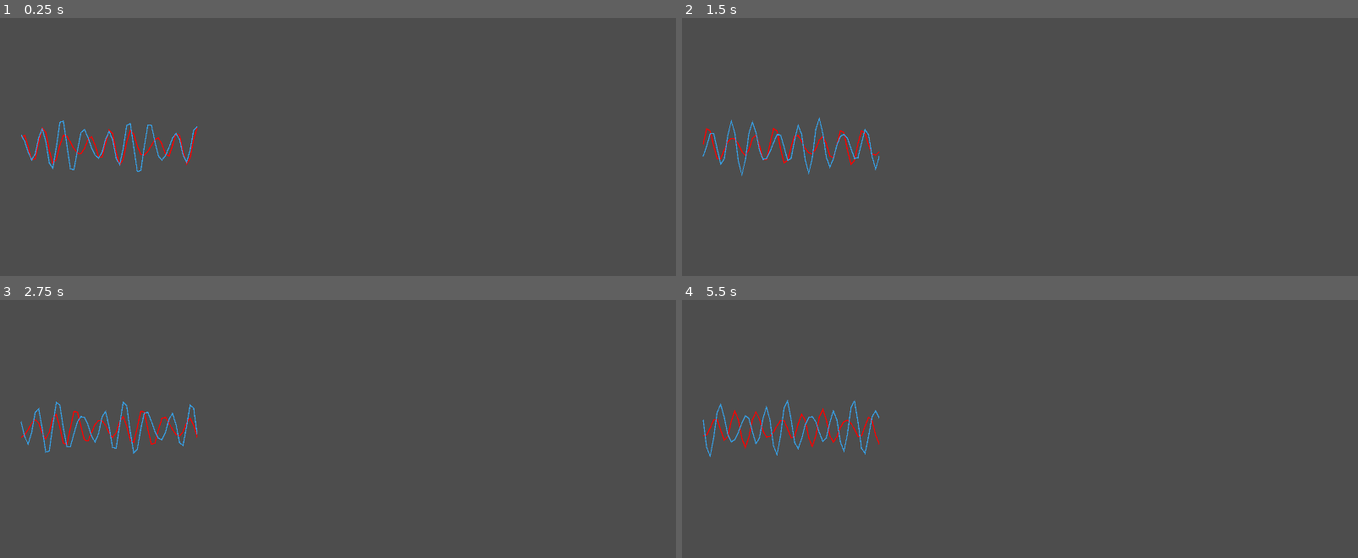
Above: before the commit, frames 1-4 (two rows, left to right).
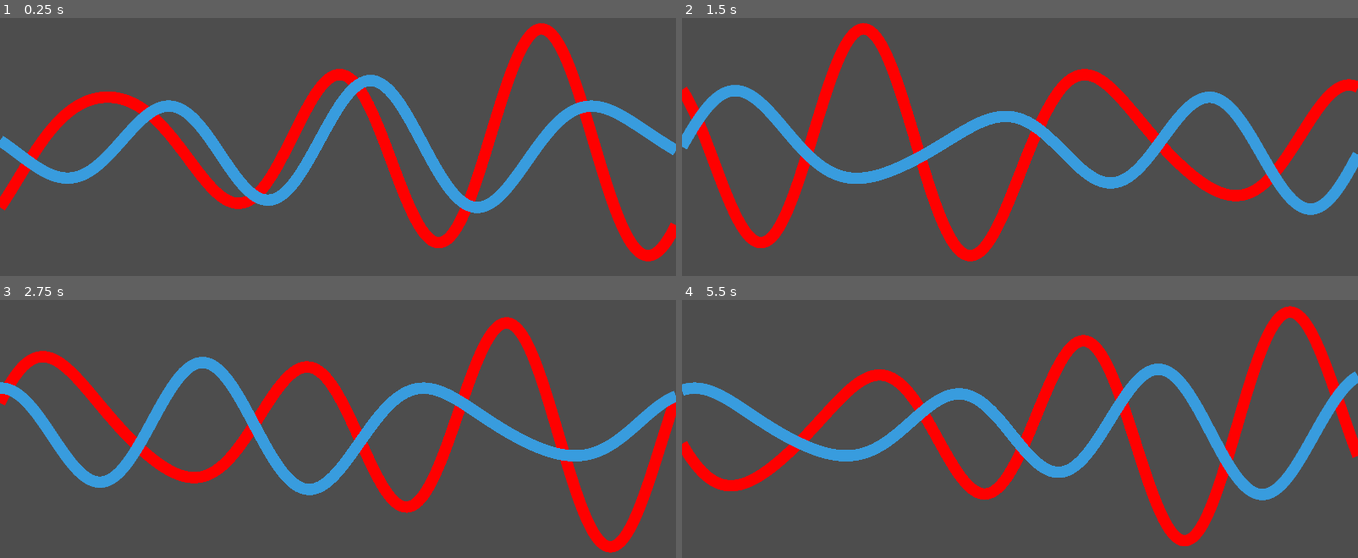
Above: after the commit, the same moments.

Repository: aaronrjackson/ripperdoc
Game: Godot game, scene res://minigames/brainwaves.tscn
The game is run twice, just before and just after one commit, with the same random seed, the same clock (stepped at 60 frames per second) and the same inputs. This scene is started directly instead of the project's main scene.
Inputs:
- Up to frame 1 (0.25 s): no input
- Up to frame 2 (1.5 s): tap Enter at 0.5, 0.6 s; hold Right 0.53-1.28 s; hold Down from 1.28 s (still down); tap Keypad Enter at 1.35 s
- Up to frame 3 (2.75 s): release Down at 2.03 s; hold Right from 2.03 s (still down); tap C at 2.1 s
- Up to frame 4 (5.5 s): release Right at 2.78 s; hold Up 2.78-3.53 s; tap one key every 0.75 s from 2.85 s: Backspace Enter Keypad Enter C; hold Left 3.53-5.03 s; hold Down from 5.03 s (still down)

The runs differ from the first frame. In frame 1, 15% of the frame differs, in the area x 0-100%, y 1-95%; in frame 2, 15%; in frame 3, 15%; in frame 4, 15%.

Commit message:
wave minigame now is synced to panel size

Diff:
--- a/game_manager.gd
+++ b/game_manager.gd
@@ -114,11 +114,9 @@
 		cyberware.append(ware)
 	c.cyberware = cyberware
 
-
 	# pick random virus
 	var all_types = Virus.Type.values()
 	all_types.shuffle()
-
 	var virus_roll = randf()
 	if virus_roll < 0.01: # 1% chance of three viruses
 		c.virus_types.append(all_types[0])
@@ -129,7 +127,8 @@
 		c.virus_types.append(all_types[1])
 	elif virus_roll < .96: # 70% chance of one virus
 		c.virus_types.append(all_types[0])
-	# 4% chance of no virus
+	elif virus_roll < 1.0: # 4% chance of no virus
+		pass
 
 	print("viruses:")
 	for v in c.virus_types:
--- a/minigame.tscn
+++ b/minigame.tscn
@@ -34,10 +34,10 @@
 anchor_bottom = 1.0
 grow_horizontal = 2
 grow_vertical = 2
-theme_override_constants/margin_left = 50
-theme_override_constants/margin_top = 50
-theme_override_constants/margin_right = 50
-theme_override_constants/margin_bottom = 50
+theme_override_constants/margin_left = 16
+theme_override_constants/margin_top = 16
+theme_override_constants/margin_right = 16
+theme_override_constants/margin_bottom = 16
 
 [node name="Panel" type="Panel" parent="Panel/MarginContainer" unique_id=1301845884]
 layout_mode = 2
@@ -50,11 +50,11 @@
 anchor_bottom = 1.0
 grow_horizontal = 2
 grow_vertical = 2
-theme_override_constants/margin_left = 10
-theme_override_constants/margin_top = 10
-theme_override_constants/margin_right = 10
-theme_override_constants/margin_bottom = 10
+theme_override_constants/margin_left = 4
+theme_override_constants/margin_top = 4
+theme_override_constants/margin_right = 4
+theme_override_constants/margin_bottom = 4
 
-[node name="Panel" type="Panel" parent="Panel/MarginContainer/Panel/MarginContainer" unique_id=852941683]
+[node name="GamePanel" type="Panel" parent="Panel/MarginContainer/Panel/MarginContainer" unique_id=852941683]
 layout_mode = 2
 theme_override_styles/panel = SubResource("StyleBoxFlat_k7ghj")
--- a/minigames/bad_wave.gd
+++ b/minigames/bad_wave.gd
@@ -1,4 +1,10 @@
 extends Control
+
+enum WaveType { ALPHA, BETA, THETA, DELTA, GAMMA }
+@export var wave_type: WaveType = WaveType.THETA
+@export var is_flat := false
+
+var time := 0.0
 
 func _ready():
 	if Engine.is_editor_hint():
@@ -7,84 +13,50 @@
 	GameManager.bad_wave_amp = randi_range(5, 100)
 	GameManager.bad_wave_speed = randi_range(5, 50)
 
-@export var spacing := 10
-@export var point_count := 54
-@export var x_offset := 50
-
-enum WaveType { ALPHA, BETA, THETA, DELTA, GAMMA }
-@export var wave_type: WaveType = WaveType.THETA
-
-@export var is_flat := false
-
-var time := 0.0
-
 func _physics_process(delta):
 	time += delta
 	queue_redraw()
 
 func _draw():
-	var points := []
 	if Engine.is_editor_hint():
 		return
+	var w = size.x
+	var h = size.y
+	var p_count = 300
 	var speed = GameManager.bad_wave_speed
-	for i in range(point_count):
-		var t = time * speed + i
-		var y = 0.0
+	var points := []
+	for i in range(p_count):
+		var t = time * speed + i * (TAU / p_count) * 3.0
+		var y = _get_wave_y(t, h) if not is_flat else randf_range(-0.5, 0.5)
+		var x = (float(i) / float(p_count - 1)) * w
+		points.append(Vector2(x, h / 2.0 + y))
+	if points.size() > 1:
+		draw_polyline(points, _get_wave_color(), max(1.0, h * 0.03))
 
-		if not is_flat:
-			y = _get_wave_y(t)
-		else:
-			y = randf_range(-0.5, 0.5)
-
-		var x = i * spacing + x_offset
-
-		# Edge smoothing
-		if i == point_count - 1:
-			t -= 1
-			if not is_flat:
-				y = _get_wave_y(t)
-			x = (i - 0.999) * spacing + x_offset
-		elif i == 0:
-			t += 1
-			if not is_flat:
-				y = _get_wave_y(t)
-			x = 0.999 * spacing + x_offset
-
-		points.append(Vector2(x, size.y / 2.0 + y))
-
-	if points.size() > 1:
-		draw_polyline(points, _get_wave_color(), 3.0)
-
-func _get_wave_y(t: float) -> float:
-	var amp = GameManager.bad_wave_amp
+func _get_wave_y(t: float, h: float) -> float:
+	var amp = (GameManager.bad_wave_amp / 100.0) * h * 0.4
 	match wave_type:
 		WaveType.ALPHA:
-			# Relaxed wakefulness — smooth, moderate rhythm (8–12 Hz feel)
 			return sin(t) * amp * 0.6 + cos(t * 1.3) * amp * 0.25 + sin(t * 0.7) * amp * 0.15
-
 		WaveType.BETA:
-			# Active focus — faster, choppier (12–30 Hz feel)
 			return sin(t * 2.2) * amp * 0.4 + cos(t * 3.1) * amp * 0.3 + sin(t * 1.7) * amp * 0.2 + cos(t * 4.3) * amp * 0.1
-
 		WaveType.THETA:
-			# Drowsy / meditative — slower, rounder (4–8 Hz feel)
 			return sin(t * 0.6) * amp * 0.7 + cos(t * 0.9) * amp * 0.2 + sin(t * 1.1) * amp * 0.1
-
 		WaveType.DELTA:
-			# Deep sleep — very slow, large waves (0.5–4 Hz feel)
 			return sin(t * 0.2) * amp * 0.85 + cos(t * 0.35) * amp * 0.15
-
 		WaveType.GAMMA:
-			# Peak cognition — rapid, dense (30–100 Hz feel)
 			return sin(t * 4.5) * amp * 0.35 + cos(t * 6.2) * amp * 0.25 + sin(t * 3.8) * amp * 0.2 + cos(t * 7.1) * amp * 0.1 + sin(t * 5.3) * amp * 0.1
-
 	return 0.0
 
 func _get_wave_color() -> Color:
 	match wave_type:
-		WaveType.ALPHA:  return Color.RED  # blue
-		WaveType.BETA:   return Color.RED  # teal
-		WaveType.THETA:  return Color.RED  # purple
-		WaveType.DELTA:  return Color.RED  # orange-red
-		WaveType.GAMMA:  return Color.RED  # amber
+		WaveType.ALPHA: return Color.RED
+		WaveType.BETA:  return Color.RED
+		WaveType.THETA: return Color.RED
+		WaveType.DELTA: return Color.RED
+		WaveType.GAMMA: return Color.RED
 	return Color.WHITE
+
+func _notification(what: int) -> void:
+	if what == NOTIFICATION_RESIZED:
+		queue_redraw()
--- a/minigames/brainwaves.tscn
+++ b/minigames/brainwaves.tscn
@@ -17,7 +17,7 @@
 grow_vertical = 2
 script = ExtResource("1_ijdx2")
 
-[node name="bad_wave" type="Panel" parent="." unique_id=1188995265]
+[node name="BadWave" type="Panel" parent="." unique_id=1188995265]
 layout_mode = 1
 anchors_preset = 15
 anchor_right = 1.0
@@ -26,10 +26,9 @@
 grow_vertical = 2
 theme_override_styles/panel = SubResource("StyleBoxEmpty_x3khe")
 script = ExtResource("1_cujqh")
-point_count = 53
 wave_type = 0
 
-[node name="good_wave" type="Panel" parent="." unique_id=1245125930]
+[node name="GoodWave" type="Panel" parent="." unique_id=1245125930]
 layout_mode = 1
 anchors_preset = 15
 anchor_right = 1.0
@@ -38,6 +37,4 @@
 grow_vertical = 2
 theme_override_styles/panel = SubResource("StyleBoxEmpty_ijdx2")
 script = ExtResource("2_x3khe")
-spacing = 10.0
-point_count = 53
 wave_type = 0
--- a/minigames/good_wave.gd
+++ b/minigames/good_wave.gd
@@ -1,5 +1,10 @@
-@tool
 extends Control
+
+enum WaveType { ALPHA, BETA, THETA, DELTA, GAMMA }
+@export var wave_type: WaveType = WaveType.THETA
+@export var is_flat := false
+
+var time := 0.0
 
 func _ready():
 	if Engine.is_editor_hint():
@@ -8,84 +13,50 @@
 	GameManager.good_wave_amp = randi_range(30, 100)
 	GameManager.good_wave_speed = randi_range(5, 50)
 
-@export var spacing := 10
-@export var point_count := 54
-@export var x_offset := 50
-
-enum WaveType { ALPHA, BETA, THETA, DELTA, GAMMA }
-@export var wave_type: WaveType = WaveType.THETA
-
-@export var is_flat := false
-
-var time := 0.0
-
 func _physics_process(delta):
 	time += delta
 	queue_redraw()
 
 func _draw():
-	var points := []
 	if Engine.is_editor_hint():
 		return
+	var w = size.x
+	var h = size.y
+	var p_count = 300
 	var speed = GameManager.good_wave_speed
-	for i in range(point_count):
-		var t = time * speed + i
-		var y = 0.0
+	var points := []
+	for i in range(p_count):
+		var t = time * speed + i * (TAU / p_count) * 3.0
+		var y = _get_wave_y(t, h) if not is_flat else randf_range(-0.5, 0.5)
+		var x = (float(i) / float(p_count - 1)) * w
+		points.append(Vector2(x, h / 2.0 + y))
+	if points.size() > 1:
+		draw_polyline(points, _get_wave_color(), max(1.0, h * 0.03))
 
-		if not is_flat:
-			y = _get_wave_y(t)
-		else:
-			y = randf_range(-0.5, 0.5)
-
-		var x = i * spacing + x_offset
-
-		# Edge smoothing
-		if i == point_count - 1:
-			t -= 1
-			if not is_flat:
-				y = _get_wave_y(t)
-			x = (i - 0.999) * spacing + x_offset
-		elif i == 0:
-			t += 1
-			if not is_flat:
-				y = _get_wave_y(t)
-			x = 0.999 * spacing + x_offset
-
-		points.append(Vector2(x, size.y / 2.0 + y))
-
-	if points.size() > 1:
-		draw_polyline(points, _get_wave_color(), 3.0)
-
-func _get_wave_y(t: float) -> float:
-	var amp = GameManager.good_wave_amp
+func _get_wave_y(t: float, h: float) -> float:
+	var amp = (GameManager.good_wave_amp / 100.0) * h * 0.4
 	match wave_type:
 		WaveType.ALPHA:
-			# Relaxed wakefulness — smooth, moderate rhythm (8–12 Hz feel)
 			return sin(t) * amp * 0.6 + cos(t * 1.3) * amp * 0.25 + sin(t * 0.7) * amp * 0.15
-
 		WaveType.BETA:
-			# Active focus — faster, choppier (12–30 Hz feel)
 			return sin(t * 2.2) * amp * 0.4 + cos(t * 3.1) * amp * 0.3 + sin(t * 1.7) * amp * 0.2 + cos(t * 4.3) * amp * 0.1
-
 		WaveType.THETA:
-			# Drowsy / meditative — slower, rounder (4–8 Hz feel)
 			return sin(t * 0.6) * amp * 0.7 + cos(t * 0.9) * amp * 0.2 + sin(t * 1.1) * amp * 0.1
-
 		WaveType.DELTA:
-			# Deep sleep — very slow, large waves (0.5–4 Hz feel)
 			return sin(t * 0.2) * amp * 0.85 + cos(t * 0.35) * amp * 0.15
-
 		WaveType.GAMMA:
-			# Peak cognition — rapid, dense (30–100 Hz feel)
 			return sin(t * 4.5) * amp * 0.35 + cos(t * 6.2) * amp * 0.25 + sin(t * 3.8) * amp * 0.2 + cos(t * 7.1) * amp * 0.1 + sin(t * 5.3) * amp * 0.1
-
 	return 0.0
 
 func _get_wave_color() -> Color:
 	match wave_type:
-		WaveType.ALPHA:  return Color(0.22, 0.61, 0.87)  # blue
-		WaveType.BETA:   return Color(0.11, 0.62, 0.46)  # teal
-		WaveType.THETA:  return Color(0.50, 0.47, 0.87)  # purple
-		WaveType.DELTA:  return Color(0.85, 0.35, 0.19)  # orange-red
-		WaveType.GAMMA:  return Color(0.73, 0.46, 0.09)  # amber
+		WaveType.ALPHA: return Color(0.22, 0.61, 0.87)
+		WaveType.BETA:  return Color(0.11, 0.62, 0.46)
+		WaveType.THETA: return Color(0.50, 0.47, 0.87)
+		WaveType.DELTA: return Color(0.85, 0.35, 0.19)
+		WaveType.GAMMA: return Color(0.73, 0.46, 0.09)
 	return Color.WHITE
+
+func _notification(what: int) -> void:
+	if what == NOTIFICATION_RESIZED:
+		queue_redraw()
--- a/terminal.gd
+++ b/terminal.gd
@@ -328,7 +328,7 @@
 							return
 
 						# otherwise minigame exists
-						var minigame_panel = get_tree().root.get_node("main/Panel/HBoxContainer/VBoxContainer/Minigame") # adjust path to match your scene
+						var minigame_panel = get_tree().root.get_node("main/Panel/HBoxContainer/VBoxContainer/Minigame/Panel/MarginContainer/Panel/MarginContainer/GamePanel")
 
 						var minigame: Node = driver.minigame_scene.instantiate()
 						minigame_panel.add_child(minigame)
--- a/terminal.tscn
+++ b/terminal.tscn
@@ -8,15 +8,6 @@
 
 [sub_resource type="StyleBoxFlat" id="StyleBoxFlat_yrvhh"]
 bg_color = Color(0.07058824, 0.0627451, 0.08627451, 1)
-
-[sub_resource type="GDScript" id="GDScript_cvdli"]
-script/source = "@tool
-extends Node
-
-func _notification(what):
-	if what == NOTIFICATION_READY:
-		print(\"tool node is alive\")
-"
 
 [node name="Terminal" type="Control" unique_id=270556858]
 custom_minimum_size = Vector2(100, 100)
@@ -50,7 +41,6 @@
 theme_override_constants/margin_top = 4
 theme_override_constants/margin_right = 4
 theme_override_constants/margin_bottom = 4
-script = SubResource("GDScript_cvdli")
 
 [node name="TextBox" type="RichTextLabel" parent="MarginContainer" unique_id=1864314966]
 layout_mode = 2
--- a/vitals/vitals.tscn
+++ b/vitals/vitals.tscn
@@ -12,7 +12,7 @@
 bg_color = Color(0.99215686, 0.003921569, 0.3372549, 1)
 
 [sub_resource type="StyleBoxFlat" id="StyleBoxFlat_ndjm8"]
-bg_color = Color(0.22430411, 0.22430411, 0.22430399, 1)
+bg_color = Color(0.07058824, 0.0627451, 0.08627451, 1)
 
 [sub_resource type="StyleBoxEmpty" id="StyleBoxEmpty_ybwv6"]
 
Not shown: 1 places in minigames/brainwaves.tscn that only renumber resources
